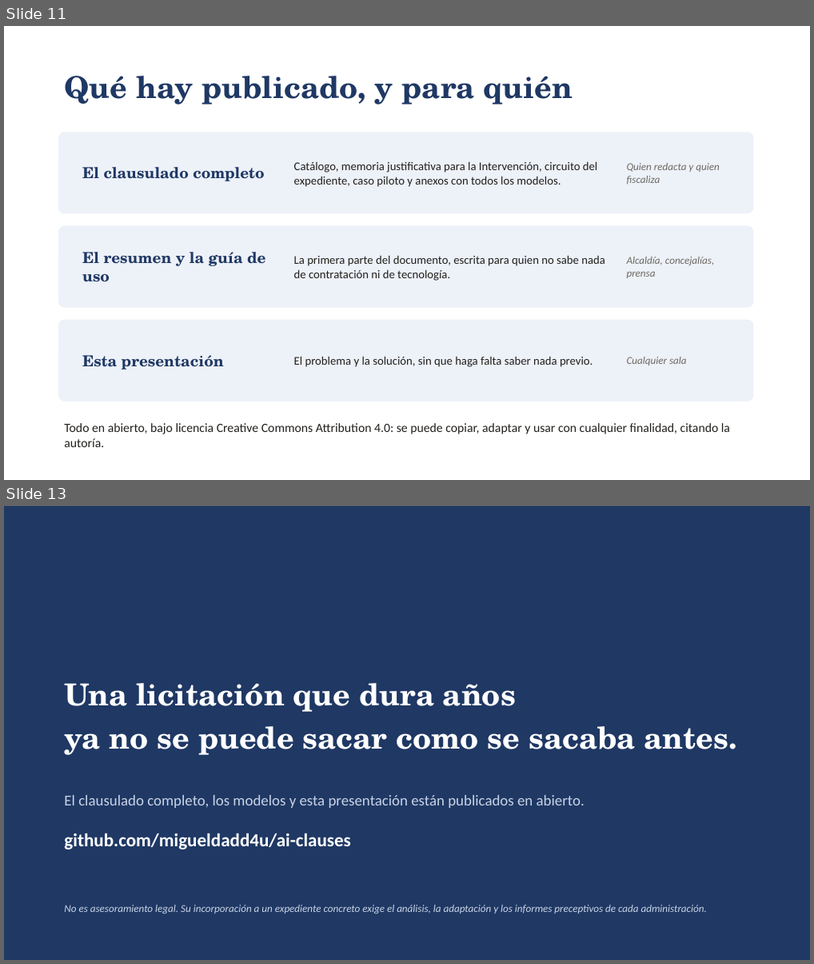
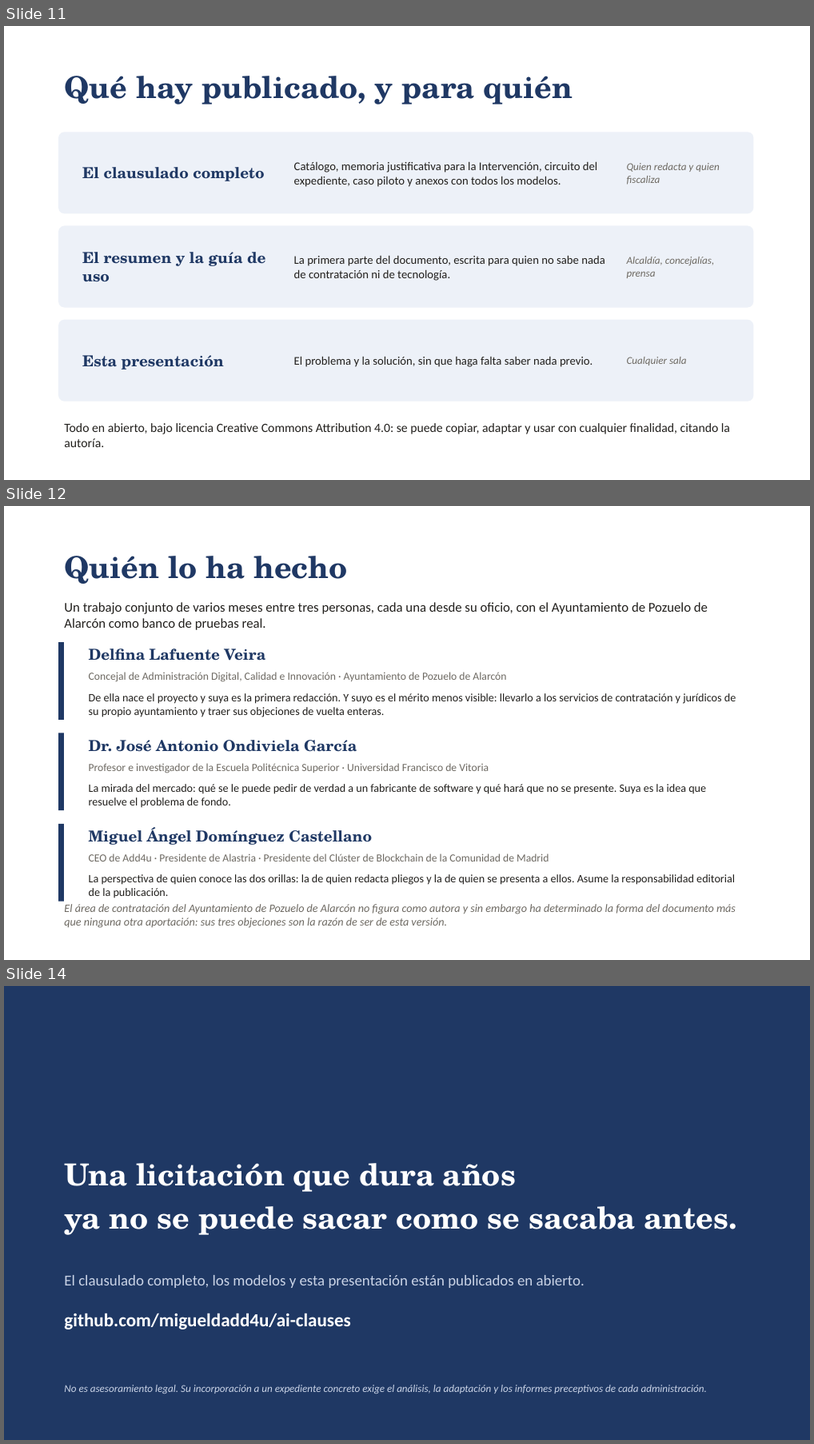
Before and after one commit to migueldadd4u/ai-clauses, a slide deck: docs/descargas/presentacion-ai-clauses.pptx. Shown one above the other, each under a label of ours: slides 11 and 13 before the commit, slides 11, 12 and 14 after it; the slides between them are not shown. The pictures are 814x964 and 814x1444 pixels, drawn with LibreOffice and Linux fonts; fonts in the diff are those of the drawing. Boxes give left, top, right and bottom in pixels: in the first picture for what was removed or moved away, otherwise in the second. Text is boxed around its words. In the diff, an @@ line names an element or a change of style, - is before the commit and + after.

```diff
--- a/docs/descargas/presentacion-ai-clauses.pptx
+++ b/docs/descargas/presentacion-ai-clauses.pptx
@@ slide 12 added at (4, 506, 810, 960), background #FFFFFF @@
@@ text added at (64, 556, 347, 584), 36 pt, text #1F3864, bold @@
+Quién lo ha hecho
@@ text added at (64, 602, 708, 630), 16 pt, text #22201D @@
+Un trabajo conjunto de varios meses entre tres personas, cada una desde su oficio, con el Ayuntamiento de Pozuelo de Alarcón como banco de pruebas real.
@@ rectangle added at (58, 642, 64, 720), fill #1F3864 @@
@@ text added at (89, 648, 266, 660), 18 pt, text #1F3864, bold @@
+Delfina Lafuente Veira
@@ text added at (89, 672, 506, 682), 13 pt, text #6E6A63 @@
+Concejal de Administración Digital, Calidad e Innovación · Ayuntamiento de Pozuelo de Alarcón
@@ text added at (89, 693, 736, 717), 13.5 pt, text #22201D @@
+De ella nace el proyecto y suya es la primera redacción. Y suyo es el mérito menos visible: llevarlo a los servicios de contratación y jurídicos de su propio ayuntamiento y traer sus objeciones de vuelta enteras.
@@ rectangle added at (58, 733, 64, 810), fill #1F3864 @@
@@ text added at (89, 740, 357, 752), 18 pt, text #1F3864, bold @@
+Dr. José Antonio Ondiviela García
@@ text added at (89, 763, 489, 773), 13 pt, text #6E6A63 @@
+Profesor e investigador de la Escuela Politécnica Superior · Universidad Francisco de Vitoria
@@ text added at (89, 784, 706, 808), 13.5 pt, text #22201D @@
+La mirada del mercado: qué se le puede pedir de verdad a un fabricante de software y qué hará que no se presente. Suya es la idea que resuelve el problema de fondo.
@@ rectangle added at (58, 824, 64, 901), fill #1F3864 @@
@@ text added at (89, 827, 372, 844), 18 pt, text #1F3864, bold @@
+Miguel Ángel Domínguez Castellano
@@ text added at (89, 853, 549, 861), 13 pt, text #6E6A63 @@
+CEO de Add4u · Presidente de Alastria · Presidente del Clúster de Blockchain de la Comunidad de Madrid
@@ text added at (89, 874, 735, 898), 13.5 pt, text #22201D @@
+La perspectiva de quien conoce las dos orillas: la de quien redacta pliegos y la de quien se presenta a ellos. Asume la responsabilidad editorial de la publicación.
@@ text added at (64, 904, 736, 928), 13.5 pt, text #6E6A63, italic @@
+El área de contratación del Ayuntamiento de Pozuelo de Alarcón no figura como autora y sin embargo ha determinado la forma del documento más que ninguna otra aportación: sus tres objeciones son la razón de ser de esta versión.
@@ what was slide 13 is now slide 14 @@
```
Also in this commit, not shown: 1 slide changed, 1 other slide added, 1 slide removed, 14 other files.
